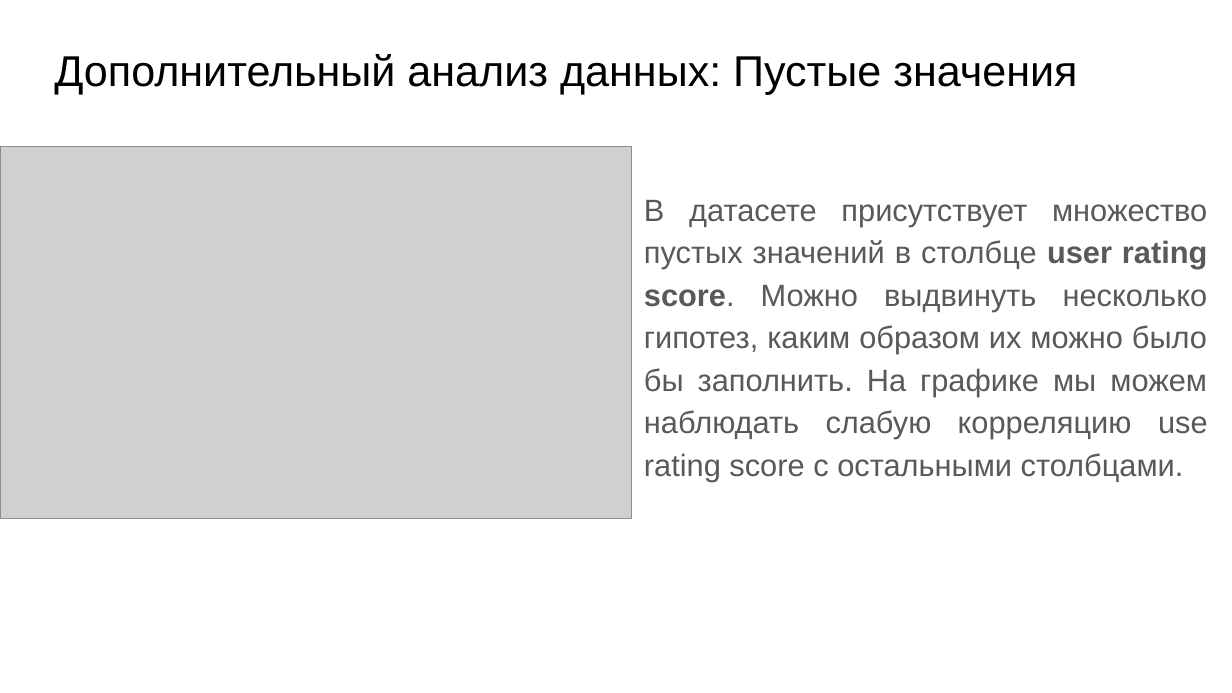
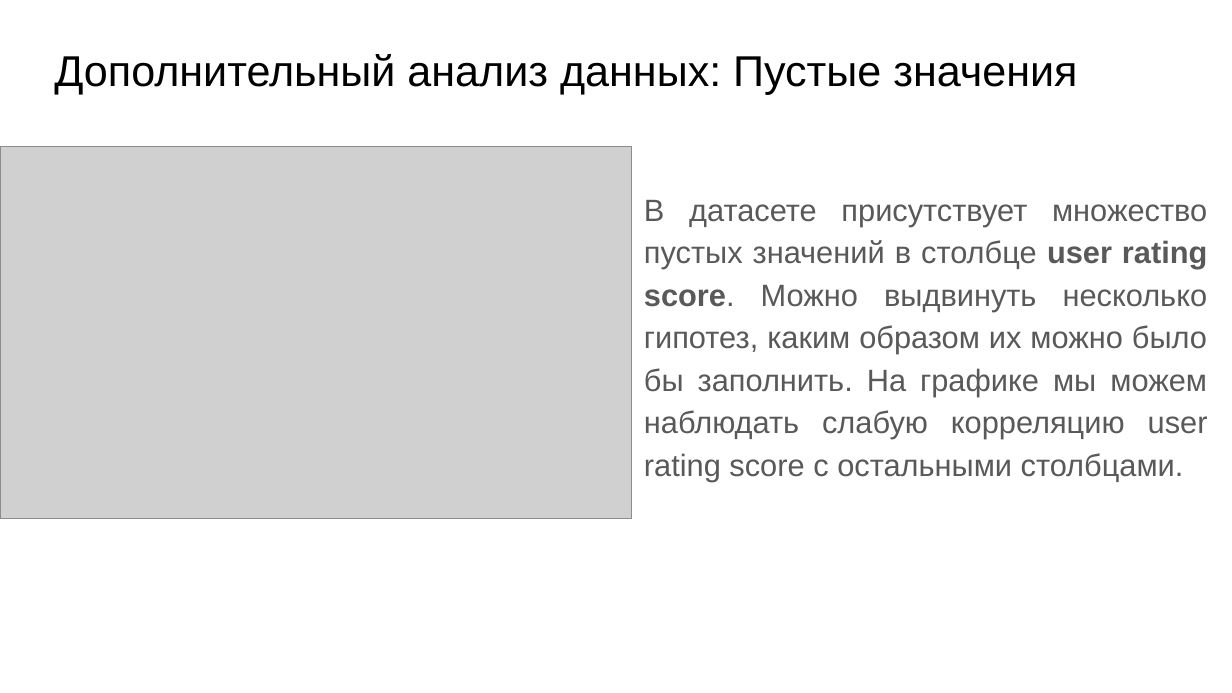
Before and after one commit to Dimildizio/DS_course, a slide deck: slide 17 of EDA_group_slides.pptx. Drawn at 1232x693 pixels with LibreOffice and Linux fonts; fonts in the diff are those of the drawing; grey boxes stand for pictures. Boxes give left, top, right and bottom in pixels: in the first picture for what was removed or moved away, otherwise in the second. Text is boxed around its words. In the diff, an @@ line names an element or a change of style, - is before the commit and + after.

```diff
--- a/EDA_group_slides.pptx
+++ b/EDA_group_slides.pptx
@@ text at (644, 200, 1208, 481): text changed @@
-В датасете присутствует множество пустых значений в столбце user rating score. Можно выдвинуть несколько гипотез, каким образом их можно было бы заполнить. На графике мы можем наблюдать слабую корреляцию use rating score с остальными столбцами.
+В датасете присутствует множество пустых значений в столбце user rating score. Можно выдвинуть несколько гипотез, каким образом их можно было бы заполнить. На графике мы можем наблюдать слабую корреляцию user rating score с остальными столбцами.
```
Also in this commit, not shown: 1 other slide changed.
